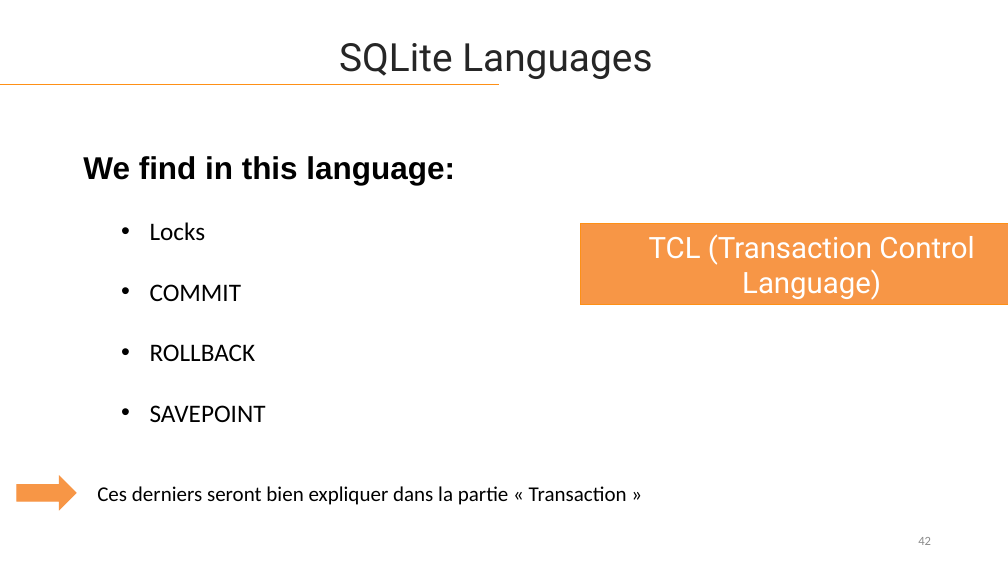
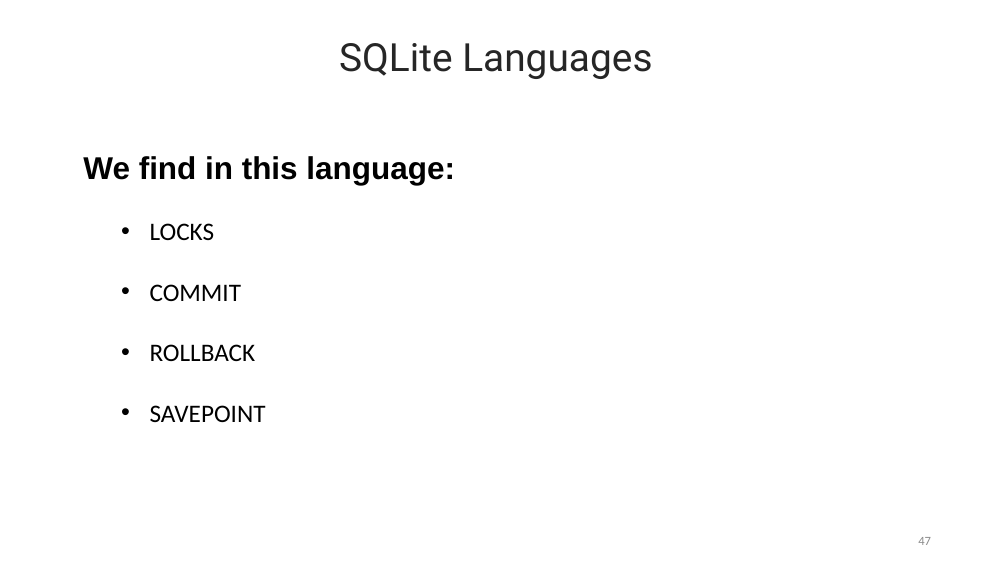
Before and after one commit to lahcenrahlaoui/Wingardium_Leviosaaaa, a slide deck: slide 47 of Presentation-projet-SQLite (1) - Copy.pptx (slide 42 before the commit). Drawn at 1008x567 pixels with LibreOffice and Linux fonts; fonts in the diff are those of the drawing. Boxes give left, top, right and bottom in pixels: in the first picture for what was removed or moved away, otherwise in the second. Text is boxed around its words. In the diff, an @@ line names an element or a change of style, - is before the commit and + after.

```diff
--- a/Presentation-projet-SQLite (1) - Copy.pptx
+++ b/Presentation-projet-SQLite (1) - Copy.pptx
@@ line removed from (0, 85) to (499, 85) @@
@@ text at (x1=150, y1=223, x2=215, y2=240): text changed @@
-  • Locks
+  • LOCKS
@@ rectangle removed at (x1=581, y1=224, x2=1008, y2=305) @@
-TCL (Transaction Control Language)
@@ right arrow removed at (x1=17, y1=476, x2=76, y2=510) @@
@@ text removed at (x1=97, y1=486, x2=627, y2=505) @@
-Ces derniers seront bien expliquer dans la partie « Transaction »
@@ page number at (x1=918, y1=537, x2=931, y2=545): text changed @@
-42
+47
```
Also in this commit, not shown: 14 other slides changed, 14 slides added, 9 slides removed.
